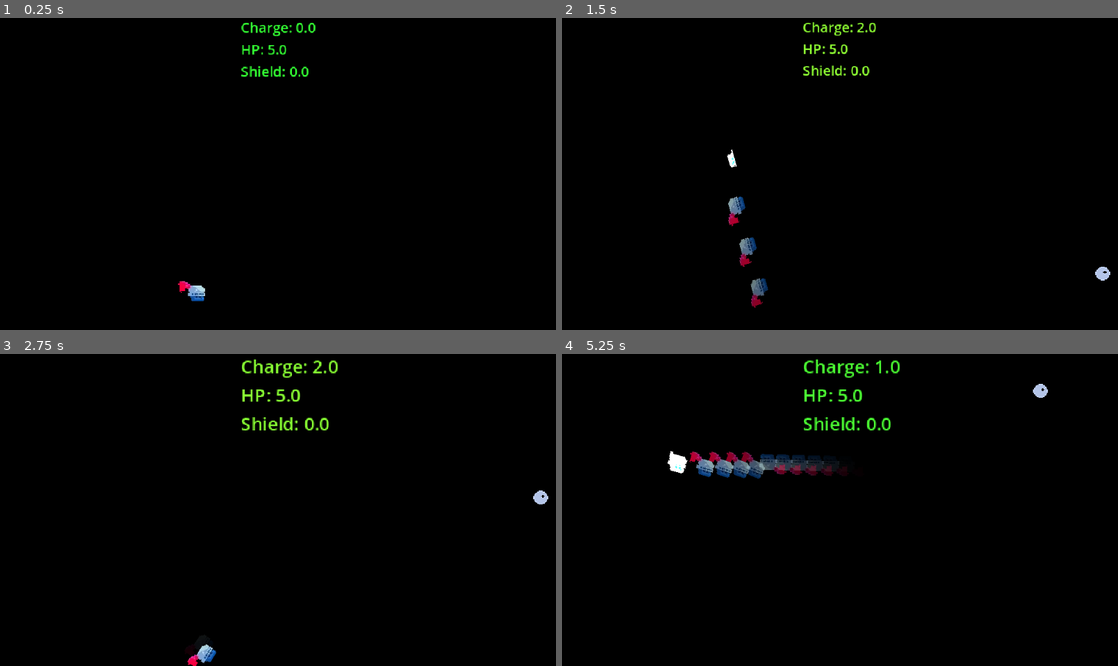
Above: before the commit, frames 1-4 (two rows, left to right).
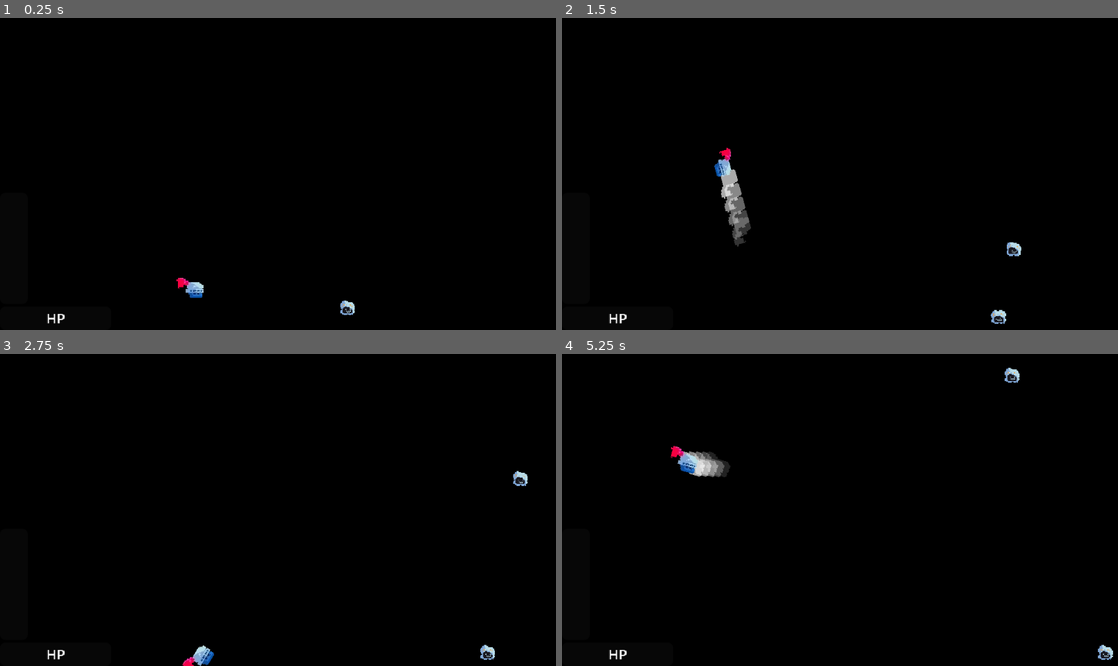
Above: after the commit, the same moments.

Repository: Yu-xo/PowerUP
Game: Godot game, scene res://Scenes/Run.tscn
Two runs of this game, one before a commit and one after it. Both use one fixed random seed, a clock stepped at 60 frames per second and the inputs below.
Inputs (mouse positions are in pixels of both pictures, inside the frame that each line leads up to):
- Up to frame 1 (0.25 s): no input
- Up to frame 2 (1.5 s): move the mouse to (962, 158) at 0.52 s; press the mouse at (962, 158) at 0.53 s; move the mouse to (728, 189) at 1.27 s; release the mouse at (728, 189) at 1.28 s; right-click (728, 189) at 1.35 s
- Up to frame 3 (2.75 s): click (166, 525) at 1.55 s; move the mouse to (333, 441) at 2.02 s; press the mouse at (333, 441) at 2.03 s
- Up to frame 4 (5.25 s): move the mouse to (812, 572) at 2.77 s; release the mouse at (812, 572) at 2.78 s; click (812, 572) at 2.85 s; move the mouse to (1006, 556) at 3.52 s; hold Right mouse button (aim_mode) 3.53-4.28 s; click (1006, 556) at 3.8 s; move the mouse to (673, 463) at 4.27 s; click (673, 463) at 4.35 s; move the mouse to (867, 510) at 5.02 s; press the mouse at (867, 510) at 5.03 s

The runs differ from the first frame. In frame 1, 1.0% of the frame differs, in the area x 8-64%, y 1-98%; in frame 2, 2.2%; in frame 3, 1.5%; in frame 4, 3.1%, in the area x 8-100%, y 1-99%.

Commit message:
UI + adjustments

Diff:
--- a/Scenes/Character/Player.tscn
+++ b/Scenes/Character/Player.tscn
@@ -1,40 +1,19 @@
-[gd_scene load_steps=6 format=3 uid="uid://cc1f1jc147fxu"]
+[gd_scene load_steps=5 format=3 uid="uid://cc1f1jc147fxu"]
 
 [ext_resource type="Script" uid="uid://dtmnfdyrqyad8" path="res://Scenes/Character/player.gd" id="1_at620"]
-[ext_resource type="Shader" uid="uid://df6m7goh08q4s" path="res://Shaders/Player.gdshader" id="2_at620"]
 [ext_resource type="Texture2D" uid="uid://dv6xgdwfq0jdr" path="res://Assets/Hana Caraka - Base Character [sample]/Player/knighty_idle.webp" id="3_nkuch"]
+[ext_resource type="PackedScene" uid="uid://dk0iudejhl0sr" path="res://Scenes/UI/hud.tscn" id="3_qg63r"]
 
-[sub_resource type="RectangleShape2D" id="RectangleShape2D_at620"]
-
-[sub_resource type="ShaderMaterial" id="ShaderMaterial_nkuch"]
-shader = ExtResource("2_at620")
-shader_parameter/velocity = Vector2(0, 0)
-shader_parameter/trail_length = 0.9
-shader_parameter/distortion_amount = 0.2
-shader_parameter/wobble_speed = 8.0
-shader_parameter/wobble_strength = 0.07
-shader_parameter/bloom_strength = 1.4
-shader_parameter/pulse_strength = 1.2
-shader_parameter/outline_size = 1.4
-shader_parameter/outline_intensity = 1.2
+[sub_resource type="CircleShape2D" id="CircleShape2D_nkuch"]
 
 [node name="Player" type="CharacterBody2D" groups=["player"]]
 script = ExtResource("1_at620")
 
 [node name="CollisionShape2D" type="CollisionShape2D" parent="."]
-shape = SubResource("RectangleShape2D_at620")
-
-[node name="CanvasLayer" type="CanvasLayer" parent="."]
-
-[node name="Debug" type="Label" parent="CanvasLayer"]
-anchors_preset = 5
-anchor_left = 0.5
-anchor_right = 0.5
-offset_left = -20.0
-offset_right = 20.0
-offset_bottom = 23.0
-grow_horizontal = 2
+shape = SubResource("CircleShape2D_nkuch")
 
 [node name="Sprite2D" type="Sprite2D" parent="."]
-material = SubResource("ShaderMaterial_nkuch")
 texture = ExtResource("3_nkuch")
+offset = Vector2(-2, -4)
+
+[node name="HUD" parent="." instance=ExtResource("3_qg63r")]
--- a/Scenes/Character/ghost.gd
+++ b/Scenes/Character/ghost.gd
@@ -1,10 +1,10 @@
 extends Node2D
 
-@export var fade_time := 0.5
+@export var fade_time := 0.1
 
-func start(sprite_texture, global_pos, rotation):
+func start(sprite_texture, global_pos, global_rot):
 	global_position = global_pos
-	self.rotation = rotation
+	rotation = global_rot
 
 	var s: Sprite2D = $Sprite2D
 	s.texture = sprite_texture
--- /dev/null
+++ b/Scenes/Character/ghost.gdshader
@@ -0,0 +1,10 @@
+shader_type canvas_item;
+
+void fragment() {
+	COLOR = vec4(1.0,1.0,1.0, COLOR.a);
+}
+
+//void light() {
+//	// Called for every pixel for every light affecting the CanvasItem.
+//	// Uncomment to replace the default light processing function with this one.
+//}
--- a/Scenes/Character/ghost.tscn
+++ b/Scenes/Character/ghost.tscn
@@ -1,10 +1,16 @@
-[gd_scene load_steps=3 format=3 uid="uid://dc41wcuphj3yv"]
+[gd_scene load_steps=5 format=3 uid="uid://dc41wcuphj3yv"]
 
 [ext_resource type="Script" uid="uid://crf0acd208fv5" path="res://Scenes/Character/ghost.gd" id="1_gsdkm"]
 [ext_resource type="Texture2D" uid="uid://dv6xgdwfq0jdr" path="res://Assets/Hana Caraka - Base Character [sample]/Player/knighty_idle.webp" id="2_gsdkm"]
+[ext_resource type="Shader" uid="uid://5h24ucacl8nl" path="res://Scenes/Character/ghost.gdshader" id="2_y18vv"]
+
+[sub_resource type="ShaderMaterial" id="ShaderMaterial_7lgfk"]
+shader = ExtResource("2_y18vv")
 
 [node name="Ghost" type="Node2D"]
+z_index = -1
 script = ExtResource("1_gsdkm")
 
 [node name="Sprite2D" type="Sprite2D" parent="."]
+material = SubResource("ShaderMaterial_7lgfk")
 texture = ExtResource("2_gsdkm")
--- a/Scenes/Character/player.gd
+++ b/Scenes/Character/player.gd
@@ -14,7 +14,7 @@
 @export var knockback_force: float = 200.0
 @export var slowmo_factor: float = 0.3
 
-@onready var debug: Label = $CanvasLayer/Debug
+#@onready var debug: Label = $CanvasLayer/Debug
 @onready var tween := create_tween()
 @onready var body_tween := create_tween()
 
@@ -24,9 +24,12 @@
 var last_pos: Vector2
 
 # === AFTERIMAGE SETTINGS ===
-@export var ghost_interval := 0.04
+@export var ghost_interval := 0.01
 @export var ghost_scene = preload("res://Scenes/Character/ghost.tscn")
 var ghost_timer := 0.0
+
+# === HUD nodes ===
+@onready var hud: CanvasLayer = $HUD
 
 # ---------------------------------------------------------
 # RUNTIME VALUES
@@ -88,14 +91,14 @@
 	# -----------------------------------------------------
 	# 1. VELOCITY → SHADER + SQUASH/STRETCH
 	# -----------------------------------------------------
-	var vel := (global_position - last_pos) / delta
-
-	if mat and mat.shader:
-		mat.set_shader_parameter("velocity", vel)
-
-	update_speed_scale(vel.length())
-
-	last_pos = global_position
+	#var vel := (global_position - last_pos) / delta
+#
+	#if mat and mat.shader:
+		#mat.set_shader_parameter("velocity", vel)
+#
+	#update_speed_scale(vel.length())
+#
+	#last_pos = global_position
 
 	# -----------------------------------------------------
 	# 2. GHOST AFTERIMAGE (Only while dashing)
@@ -164,7 +167,7 @@
 	# -----------------------------------------------------
 	# 9. DEBUG + VISUALS
 	# -----------------------------------------------------
-	update_debug_ui()
+	#update_debug_ui()
 	update_player_visuals()
 
 
@@ -219,7 +222,7 @@
 		is_charging = true
 		is_overcharging = false
 		overcharge_timer = 0.0
-		animate_debug_start()
+		#animate_debug_start()
 		animate_player_charge_start()
 		return
 
@@ -237,7 +240,7 @@
 		if dash_invincible:
 			dash_invincible_timer = dash_invincible_time
 
-		animate_debug_release()
+		#animate_debug_release()
 		animate_player_charge_end()
 		return
 
@@ -328,26 +331,26 @@
 # ---------------------------------------------------------
 # DEBUG TEXT
 # ---------------------------------------------------------
-func update_debug_ui():
-
-	var over_text := "\nOVERCHARGING!" if is_overcharging else ""
-	debug.text = "Charge: " + str(round(charge)) \
-		+ "\nHP: " + str(round(health)) \
-		+ "\nShield: " + str(round(shield)) \
-		+ over_text
-
-	var t := charge / max_charge
-	var start_color := Color(0.2, 1.0, 0.2)
-	var mid_color := Color(1.0, 1.0, 0.2)
-	var end_color := Color(1.0, 0.2, 0.2)
-
-	var new_color := (
-		start_color.lerp(mid_color, t * 2.0)
-		if t < 0.5
-		else mid_color.lerp(end_color, (t - 0.5) * 2.0)
-	)
-	debug.modulate = new_color
-
+#func update_debug_ui():
+#
+	#var over_text := "\nOVERCHARGING!" if is_overcharging else ""
+	#debug.text = "Charge: " + str(round(charge)) \
+		#+ "\nHP: " + str(round(health)) \
+		#+ "\nShield: " + str(round(shield)) \
+		#+ over_text
+#
+	#var t := charge / max_charge
+	#var start_color := Color(0.2, 1.0, 0.2)
+	#var mid_color := Color(1.0, 1.0, 0.2)
+	#var end_color := Color(1.0, 0.2, 0.2)
+#
+	#var new_color := (
+		#start_color.lerp(mid_color, t * 2.0)
+		#if t < 0.5
+		#else mid_color.lerp(end_color, (t - 0.5) * 2.0)
+	#)
+	#debug.modulate = new_color
+#
 
 
 # ---------------------------------------------------------
@@ -378,16 +381,16 @@
 	body_tween.tween_property(self, "scale", Vector2(1.0, 1.0), 0.25)\
 		.set_trans(Tween.TRANS_BACK).set_ease(Tween.EASE_OUT)
 
-
-func animate_debug_start():
-	if tween.is_running(): tween.kill()
-	tween = create_tween()
-	tween.tween_property(debug, "scale", Vector2(1.3, 1.3), 0.15)\
-		.set_trans(Tween.TRANS_QUAD).set_ease(Tween.EASE_OUT)
-
-
-func animate_debug_release():
-	if tween.is_running(): tween.kill()
-	tween = create_tween()
-	tween.tween_property(debug, "scale", Vector2(1.0, 1.0), 0.2)\
-		.set_trans(Tween.TRANS_BACK).set_ease(Tween.EASE_OUT)
+#
+#func animate_debug_start():
+	#if tween.is_running(): tween.kill()
+	#tween = create_tween()
+	#tween.tween_property(debug, "scale", Vector2(1.3, 1.3), 0.15)\
+		#.set_trans(Tween.TRANS_QUAD).set_ease(Tween.EASE_OUT)
+#
+#
+#func animate_debug_release():
+	#if tween.is_running(): tween.kill()
+	#tween = create_tween()
+	#tween.tween_property(debug, "scale", Vector2(1.0, 1.0), 0.2)\
+		#.set_trans(Tween.TRANS_BACK).set_ease(Tween.EASE_OUT)
--- a/Scenes/Enemy/mob1.tscn
+++ b/Scenes/Enemy/mob1.tscn
@@ -1,10 +1,42 @@
-[gd_scene load_steps=4 format=3 uid="uid://bemvnec2nbgav"]
+[gd_scene load_steps=8 format=3 uid="uid://bemvnec2nbgav"]
 
 [ext_resource type="Script" uid="uid://c2qcia6smnhmt" path="res://Scenes/Enemy/mob_1.gd" id="1_l3oe2"]
-[ext_resource type="Texture2D" uid="uid://b68ixw6lckoef" path="res://Assets/Hana Caraka - Base Character [sample]/Player/mob.png" id="2_snega"]
+[ext_resource type="Texture2D" uid="uid://57q2mf3ce3w8" path="res://Assets/sheepy.png" id="2_snega"]
 
 [sub_resource type="RectangleShape2D" id="RectangleShape2D_i7khw"]
 size = Vector2(34, 34)
+
+[sub_resource type="AtlasTexture" id="AtlasTexture_ypklj"]
+atlas = ExtResource("2_snega")
+region = Rect2(0, 0, 64, 64)
+
+[sub_resource type="AtlasTexture" id="AtlasTexture_oibr4"]
+atlas = ExtResource("2_snega")
+region = Rect2(64, 0, 64, 64)
+
+[sub_resource type="AtlasTexture" id="AtlasTexture_2mtv6"]
+atlas = ExtResource("2_snega")
+region = Rect2(128, 0, 64, 64)
+
+[sub_resource type="SpriteFrames" id="SpriteFrames_wtb6f"]
+animations = [{
+"frames": [{
+"duration": 1.0,
+"texture": SubResource("AtlasTexture_ypklj")
+}, {
+"duration": 1.0,
+"texture": SubResource("AtlasTexture_oibr4")
+}, {
+"duration": 1.0,
+"texture": SubResource("AtlasTexture_2mtv6")
+}, {
+"duration": 1.0,
+"texture": SubResource("AtlasTexture_oibr4")
+}],
+"loop": true,
+"name": &"default",
+"speed": 4.0
+}]
 
 [node name="Mob" type="CharacterBody2D"]
 script = ExtResource("1_l3oe2")
@@ -17,5 +49,7 @@
 avoidance_enabled = true
 debug_enabled = true
 
-[node name="Sprite2D" type="Sprite2D" parent="."]
-texture = ExtResource("2_snega")
+[node name="sprite" type="AnimatedSprite2D" parent="."]
+sprite_frames = SubResource("SpriteFrames_wtb6f")
+autoplay = "default"
+frame_progress = 0.559004
--- a/Scenes/Run.tscn
+++ b/Scenes/Run.tscn
@@ -14,6 +14,7 @@
 [node name="Node2D" type="Node2D"]
 
 [node name="ColorRect" type="ColorRect" parent="."]
+z_index = -2
 offset_right = 640.0
 offset_bottom = 360.0
 color = Color(0, 0, 0, 1)
--- a/Scenes/UI/Upgrades/upgrade_panel.gd
+++ b/Scenes/UI/Upgrades/upgrade_panel.gd
@@ -132,8 +132,8 @@
 # ---------------------------------------------------------
 # APPLY UPGRADE + HIDE UI + UNPAUSE
 # ---------------------------------------------------------
-func apply_upgrade(name: String):
-	var data = UPGRADES[name]
+func apply_upgrade(powerup_name: String):
+	var data = UPGRADES[powerup_name]
 	data["apply"].call(player)
 
 	ui.visible = false         # Hide entire UI again
--- /dev/null
+++ b/Scenes/UI/hud.gd
@@ -0,0 +1,8 @@
+extends CanvasLayer
+
+var hp_display = 0.0:
+	get(): return $Control/HP.value
+	set(value): $Control/HP.value = value
+var charge_display = 0.0:
+	get(): return $Control/charge.value
+	set(value): $Control/charge.value = value
--- /dev/null
+++ b/Scenes/UI/hud.tscn
@@ -0,0 +1,51 @@
+[gd_scene load_steps=2 format=3 uid="uid://dk0iudejhl0sr"]
+
+[ext_resource type="Script" uid="uid://bs18vve0a7wmo" path="res://Scenes/UI/hud.gd" id="1_sprlj"]
+
+[node name="HUD" type="CanvasLayer"]
+script = ExtResource("1_sprlj")
+
+[node name="Control" type="Control" parent="."]
+layout_mode = 3
+anchors_preset = 15
+anchor_right = 1.0
+anchor_bottom = 1.0
+grow_horizontal = 2
+grow_vertical = 2
+
+[node name="HP" type="ProgressBar" parent="Control"]
+custom_minimum_size = Vector2(128, 16)
+layout_mode = 1
+anchors_preset = 2
+anchor_top = 1.0
+anchor_bottom = 1.0
+offset_top = -27.0
+offset_right = 64.0
+grow_vertical = 0
+show_percentage = false
+
+[node name="Label" type="Label" parent="Control/HP"]
+layout_mode = 1
+anchors_preset = 8
+anchor_left = 0.5
+anchor_top = 0.5
+anchor_right = 0.5
+anchor_bottom = 0.5
+offset_left = -20.0
+offset_top = -11.5
+offset_right = 20.0
+offset_bottom = 11.5
+grow_horizontal = 2
+grow_vertical = 2
+text = "HP"
+horizontal_alignment = 1
+
+[node name="charge" type="ProgressBar" parent="Control"]
+custom_minimum_size = Vector2(32, 128)
+layout_mode = 0
+offset_top = 202.0
+offset_right = 32.0
+offset_bottom = 330.0
+max_value = 10.0
+fill_mode = 3
+show_percentage = false
--- a/Scenes/Waves/spawner.gd
+++ b/Scenes/Waves/spawner.gd
@@ -133,7 +133,7 @@
 # ---------------------------------------------------
 func spawn_enemy(scene: PackedScene):
 	var enemy = scene.instantiate()
-	get_parent().add_child(enemy)
+	get_parent().call_deferred("add_child",enemy)
 
 	alive_enemies.append(enemy)
 	enemy.tree_exited.connect(_on_enemy_exit.bind(enemy), Object.CONNECT_ONE_SHOT)
--- a/project.godot
+++ b/project.godot
@@ -50,3 +50,5 @@
 [rendering]
 
 textures/canvas_textures/default_texture_filter=0
+renderer/rendering_method="gl_compatibility"
+renderer/rendering_method.mobile="gl_compatibility"
Not shown, changed: Assets/Hana Caraka - Base Character [sample]/Player/knighty_idle.webp.import
Not shown, added: Scenes/Character/ghost.gdshader.uid
Not shown: 1 places in Scenes/Enemy/explode_enemy.tscn that only renumber resources
Not shown, added: Scenes/UI/hud.gd.uid
